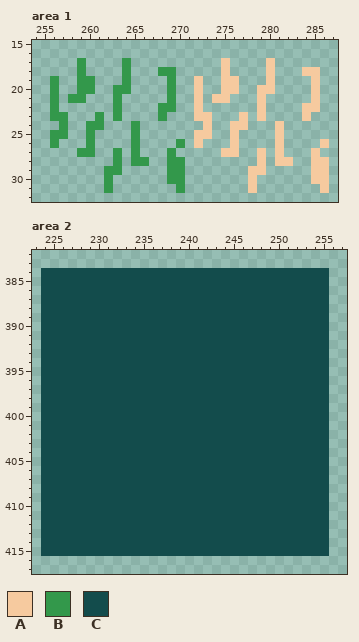
A pixel-art file gets an edit: core/assets/ase/biome_gen_1.ase. Above: the version before the commit.
512x512 pixels, 1 frame. Shown: area 1: x 254..287, y 15..32; area 2: x 223..257, y 382..417. The commit also changed other parts of the picture, which this record leaves out.
Palette (. is transparent): A #f6ca9f  B #33984b  C #134c4c
The result:
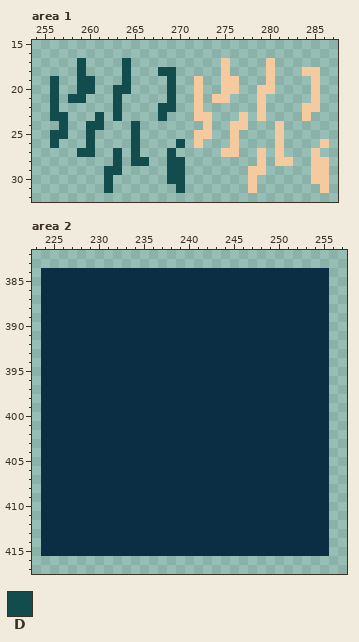
Colours new in this view: D #134c4c
The exact change:
{"colour":"B","old":"#33984b","new":"#1e6f50"}
{"colour":"C","old":"#134c4c","new":"#0c2e44"}
{"where": "area 1, layer \"patterns\""}
{"y":17,"x":259,"old":"B","new":"D"}
{"y":17,"x":264,"old":"B","new":"D"}
{"y":18,"x":259,"old":"B","new":"D"}
{"y":18,"x":264,"old":"B","new":"D"}
{"y":18,"x":268,"old":"BB","new":"DD"}
{"y":19,"x":256,"old":"B","new":"D"}
{"y":19,"x":259,"old":"BB","new":"DD"}
{"y":19,"x":264,"old":"B","new":"D"}
{"y":19,"x":269,"old":"B","new":"D"}
{"y":20,"x":256,"old":"B","new":"D"}
{"y":20,"x":259,"old":"BB","new":"DD"}
{"y":20,"x":263,"old":"BB","new":"DD"}
{"y":20,"x":269,"old":"B","new":"D"}
{"y":21,"x":256,"old":"B","new":"D"}
{"y":21,"x":258,"old":"BB","new":"DD"}
{"y":21,"x":263,"old":"B","new":"D"}
{"y":21,"x":269,"old":"B","new":"D"}
{"y":22,"x":256,"old":"B","new":"D"}
{"y":22,"x":263,"old":"B","new":"D"}
{"y":22,"x":268,"old":"BB","new":"DD"}
{"y":23,"x":256,"old":"BB","new":"DD"}
{"y":23,"x":261,"old":"B","new":"D"}
{"y":23,"x":263,"old":"B","new":"D"}
{"y":23,"x":268,"old":"B","new":"D"}
{"y":24,"x":257,"old":"B","new":"D"}
{"y":24,"x":260,"old":"BB","new":"DD"}
{"y":24,"x":265,"old":"B","new":"D"}
{"y":25,"x":256,"old":"BB","new":"DD"}
{"y":25,"x":260,"old":"B","new":"D"}
{"y":25,"x":265,"old":"B","new":"D"}
{"y":26,"x":256,"old":"B","new":"D"}
{"y":26,"x":260,"old":"B","new":"D"}
{"y":26,"x":265,"old":"B","new":"D"}
{"y":26,"x":270,"old":"B","new":"D"}
{"y":27,"x":259,"old":"BB","new":"DD"}
{"y":27,"x":263,"old":"B","new":"D"}
{"y":27,"x":265,"old":"B","new":"D"}
{"y":27,"x":269,"old":"B","new":"D"}
{"y":28,"x":263,"old":"B","new":"D"}
{"y":28,"x":265,"old":"BB","new":"DD"}
{"y":28,"x":269,"old":"BB","new":"DD"}
{"y":29,"x":262,"old":"BB","new":"DD"}
{"y":29,"x":269,"old":"BB","new":"DD"}
{"y":30,"x":262,"old":"B","new":"D"}
{"y":30,"x":269,"old":"BB","new":"DD"}
{"y":31,"x":262,"old":"B","new":"D"}
{"y":31,"x":270,"old":"B","new":"D"}
{"label":"changed","picture_box":[50,58,185,193]}
{"label":"changed","picture_box":[41,268,329,556]}
